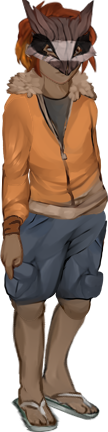
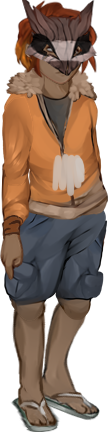
The second 108 × 432 image is a revision of the first. Changes to its layers:
painted on "casaco F" over [52, 153, 85, 197]
painted on "antibraco direito" (2nd of 2) over [81, 158, 85, 187]
painted on "biceps direito" (2nd of 2) over [75, 154, 85, 169]
